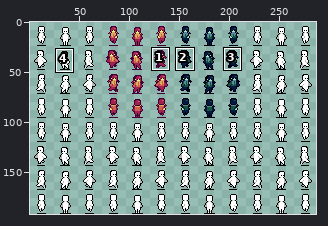
Two versions of one pixel-art file, ART/Jacson/Sprites/Actor1Resize.aseprite. The picture above shows the old version from afar; the outline marks the close-up.
Close-up. First the earlier version:
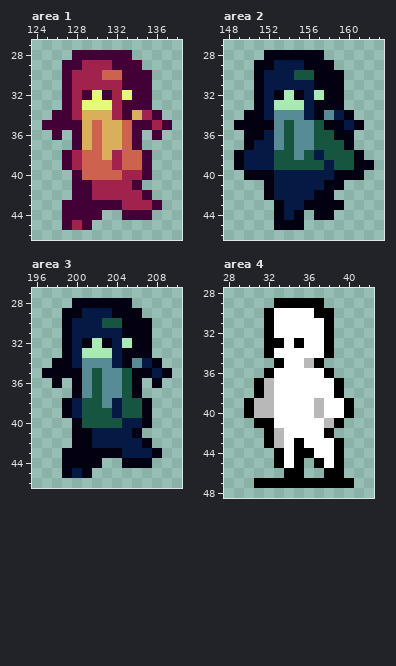
288x192 pixels, 1 frame. Shown: area 1: x 124..138, y 27..46; area 2: x 148..163, y 27..46; area 3: x 196..210, y 27..46; area 4: x 28..42, y 28..48. The wide view leaves out empty margins. The commit also changed other parts of the picture, which this record leaves out.
And afterwards:
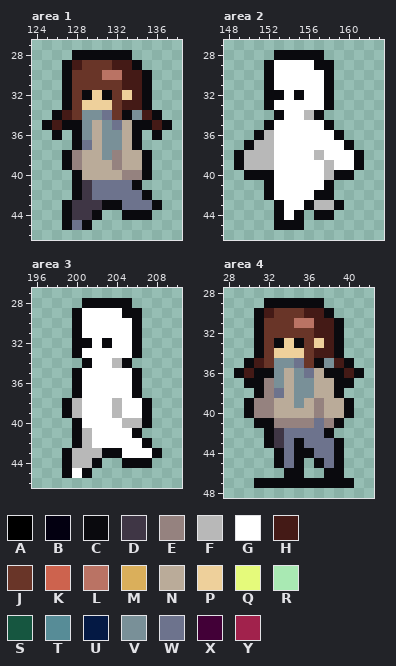
Palette (. is transparent): A #000000  B #030011  C #0a0a0e  D #3f3645  E #95827f  F #b8b8b8  G #ffffff  H #441a16  J #693528  K #cd634e  L #ba7364  M #daaf5b  N #baab99  P #eed09b  Q #e5fa7b  R #a9e9b3  S #165640  T #578c97  U #041944  V #799098  W #6d738d  X #420037  Y #a1224c
The edit:
layer "Fleshy" now shown
layer "Clothes" now shown
layer "Grayscale" now hidden
layer "Darkener" now hidden
layer "Sunny Recolor" now hidden
layer "Night Recolor" now hidden
Changed rows in their new state; - is an unchanged pixel.
Area 1:
first column x 125:
28 ---CCCCCC----
29 --CHJJJHHC---
30 --CJJJLLHHC--
31 --CJJJJJHHC--
32 --CJCPCJPHC--
33 --CJPPPJHHC--
34 -CHJVVWJCVHC-
35 CHCCVNVWNCCHC
36 -C-CVNVVNC-C-
37 ---CWNVVNC---
38 --CENNVENNC--
39 --CENNNENNC--
40 ---CNNNNEEC--
41 ---CDWWWWC---
42 ---CDWWWWWC--
43 --CDDDCCWWWC-
44 --CDDC--CCC--
45 --CWC--------
Area 2:
first column x 149:
28 ---.CCCCC-----
29 --.CGGGGCC----
30 --.CGGGGGC.---
31 --.CGGGGGC.---
32 --.CCGCGGC.---
33 --.CGGGGGC.---
34 -...CGGFC...--
35 ...CGGGGGC...-
36 -.CFGGGGGGC.--
37 -CFFGGGGGGGC--
38 CFFFGGGGFGGGC-
39 CFFFGGGGGFGGC.
40 -CCCGGGGGFCC.-
41 ---CGGGGGC.---
42 ---CGGGGCC----
43 ----CGGCFFC---
44 ----CGC-CC----
45 ----CCC-------
Area 3:
first column x 197:
28 ---.CCCCC----
29 --.CGGGGCC---
30 --.CGGGGGC.--
31 --.CGGGGGC.--
32 --.CCGCGGC.--
33 --.CGGGGGC.--
34 -...CGGFC...-
35 ...CGGGGGC...
36 -.-CGGGGGC-.-
37 ---CGGGGGC---
38 --CFGGGFGGC--
39 --CFGGGFGGC--
40 ---CGGGGFFC--
41 ---CFGGGGC---
42 ---CFGGGGGC--
43 --CFFFCCGGGC-
44 --CFFC--CCC--
45 --CGC--------
Area 4, layers "Clothes", "Fleshy":
first column x 29:
29 ---CCCCCC----
30 --CHJJJHHC---
31 --CJJJLLHHC--
32 --CJJJJJHHC--
33 --CJCPCJPHC--
34 --CJPPPJHHC--
35 -CHJVVWJCVHC-
36 CHCCVNVWNCCHC
37 -CCEVNVVNNCC-
38 --CEWNVVNNC--
39 -CEENNVNENNC-
40 -CEENNNNENNC-
41 --CCEEEEWEC--
42 ---CDWWWWC---
43 ---CDWCWWWC--
44 ----CWCCWWC--
45 ----CWC-CWC--
46 -----CC--CC--
47 --CCCCCCCCCC-
